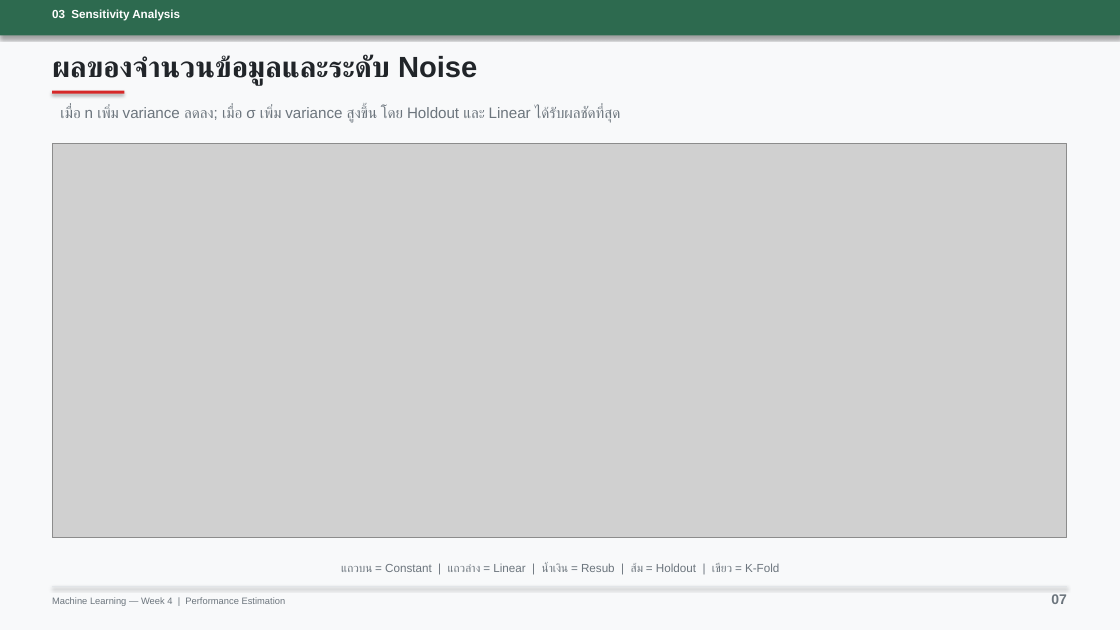
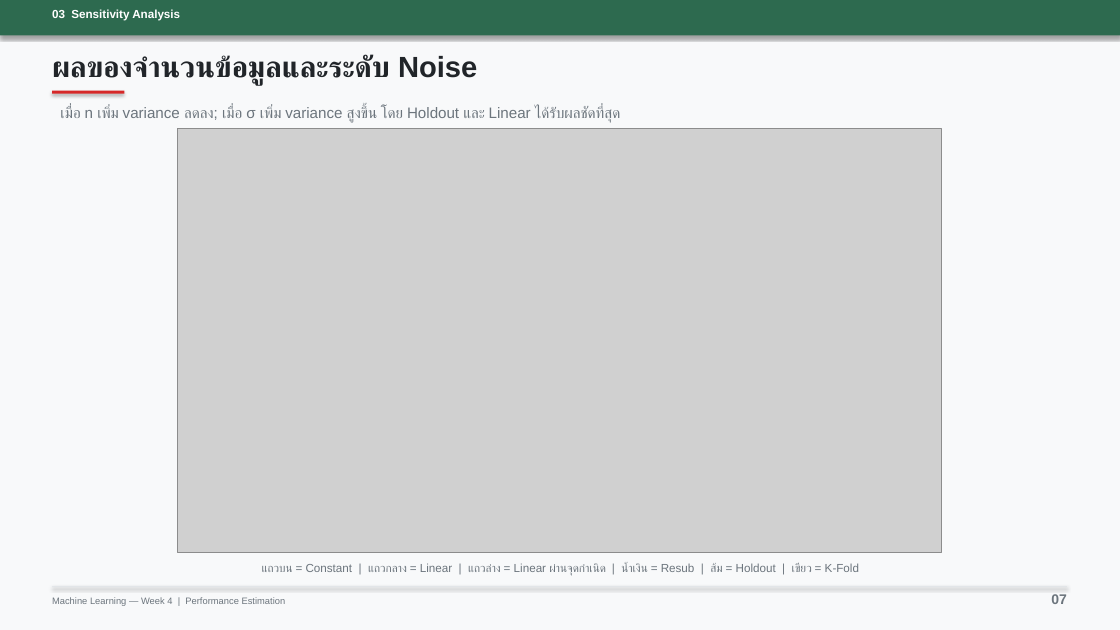
Before and after one commit to HungryBro/Machine_Leaning, a slide deck: slide 7 of Assignment/Week4/Slide/slides_Week4.pptx. Drawn at 1120x630 pixels with LibreOffice and Linux fonts; fonts in the diff are those of the drawing; grey boxes stand for pictures. Boxes give left, top, right and bottom in pixels: in the first picture for what was removed or moved away, otherwise in the second. Text is boxed around its words. In the diff, an @@ line names an element or a change of style, - is before the commit and + after.

```diff
--- a/Assignment/Week4/Slide/slides_Week4.pptx
+++ b/Assignment/Week4/Slide/slides_Week4.pptx
@@ picture resized from (x1=52, y1=144, x2=1067, y2=539) to (x1=178, y1=129, x2=942, y2=553) @@
@@ text at (x1=262, y1=563, x2=859, y2=576): text changed @@
-แถวบน = Constant | แถวล่าง = Linear | น้ำเงิน = Resub | ส้ม = Holdout | เขียว = K-Fold
+แถวบน = Constant | แถวกลาง = Linear | แถวล่าง = Linear ผ่านจุดกำเนิด | น้ำเงิน = Resub | ส้ม = Holdout | เขียว = K-Fold
```
Also in this commit, not shown: 5 other slides changed, 22 other files.
